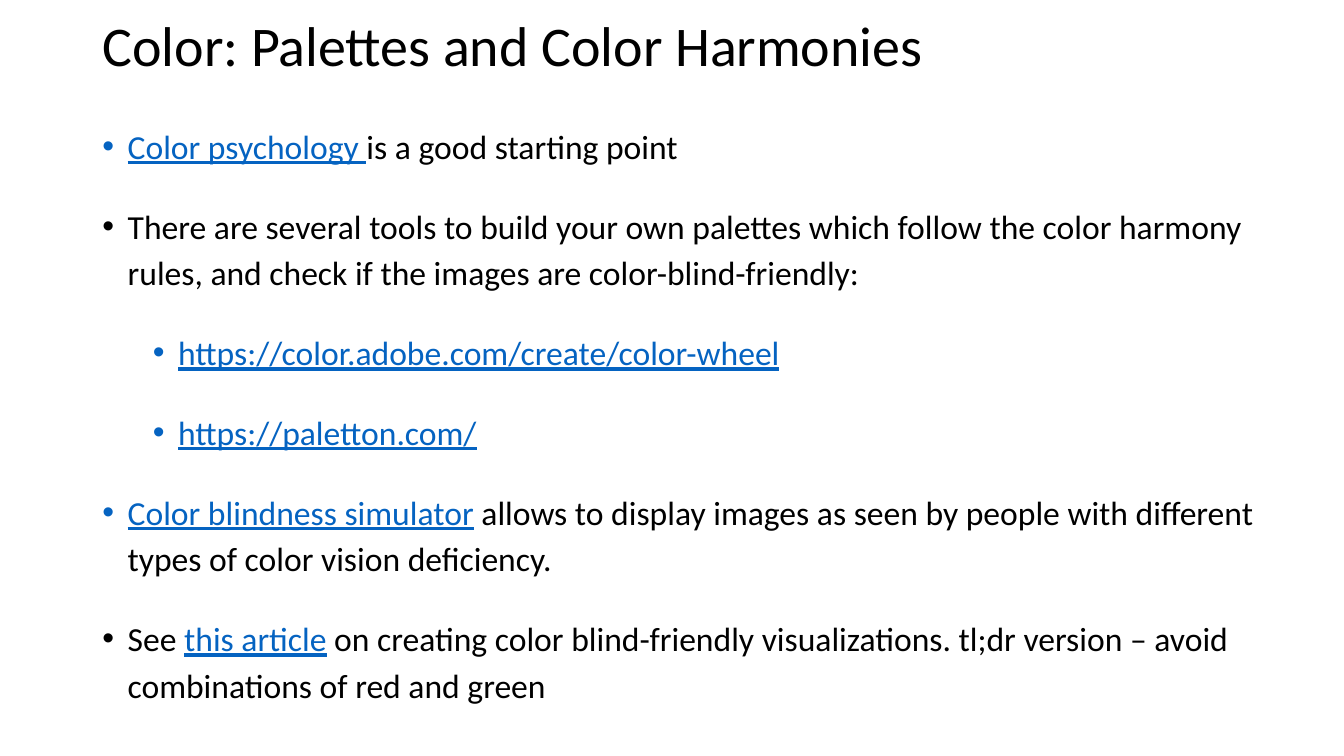
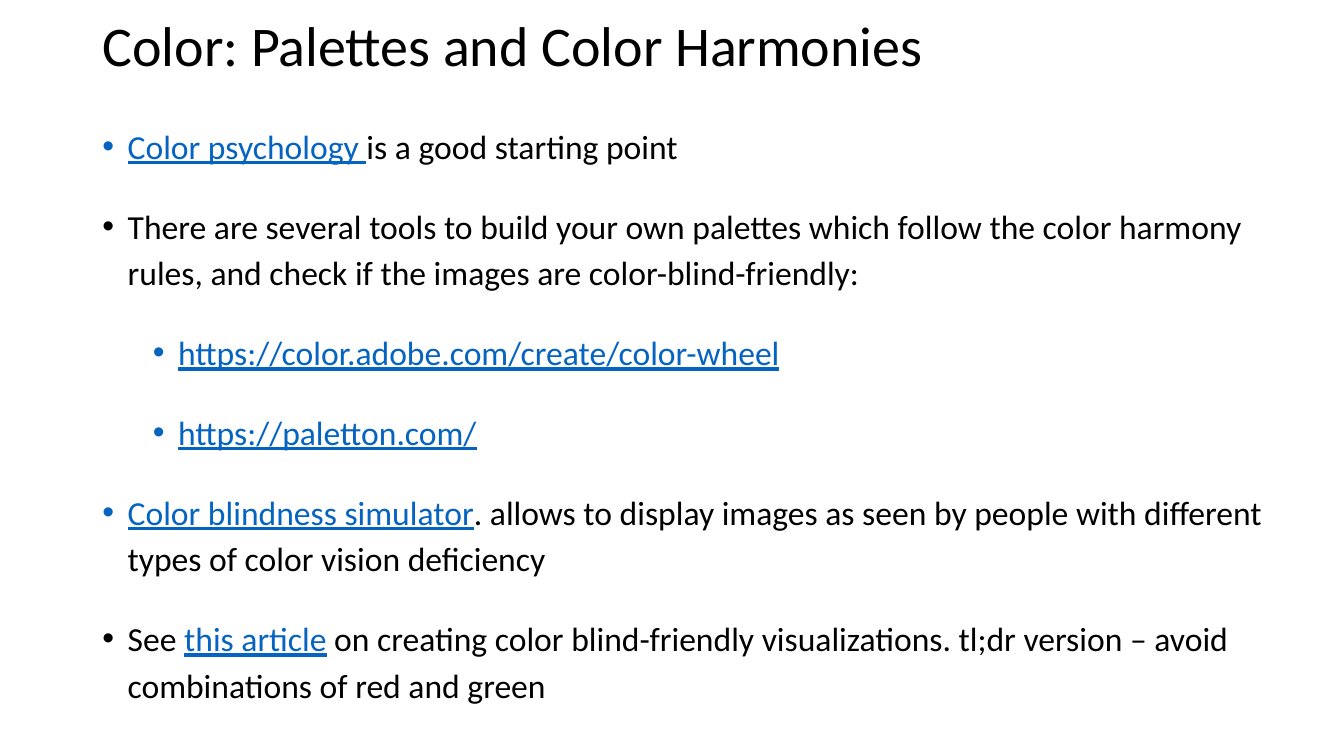
Before and after one commit to ipozdeev/it-skills-for-research, a slide deck: slide 24 of visualization/visualization_slides.pptx. Drawn at 1344x756 pixels with LibreOffice and Linux fonts; fonts in the diff are those of the drawing. Boxes give left, top, right and bottom in pixels: in the first picture for what was removed or moved away, otherwise in the second. Text is boxed around its words. In the diff, an @@ line names an element or a change of style, - is before the commit and + after.

```diff
--- a/visualization/visualization_slides.pptx
+++ b/visualization/visualization_slides.pptx
@@ text at <box>128,501,1261,577</box>: text changed @@
-• Color blindness simulator allows to display images as seen by people with different types of color vision deficiency.
+• Color blindness simulator. allows to display images as seen by people with different types of color vision deficiency
```
Also in this commit, not shown: 5 other slides changed, 2 other files.
